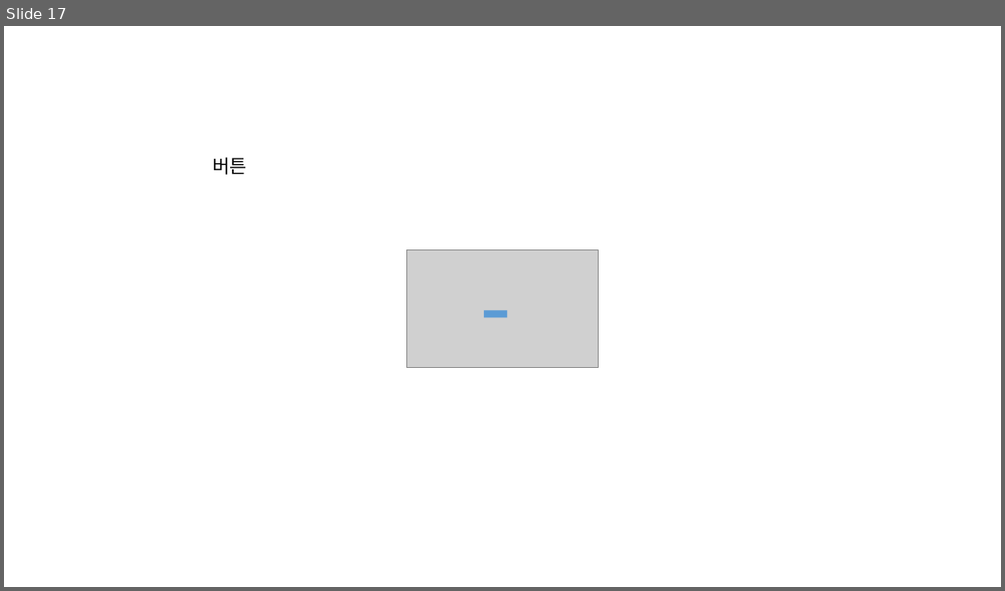
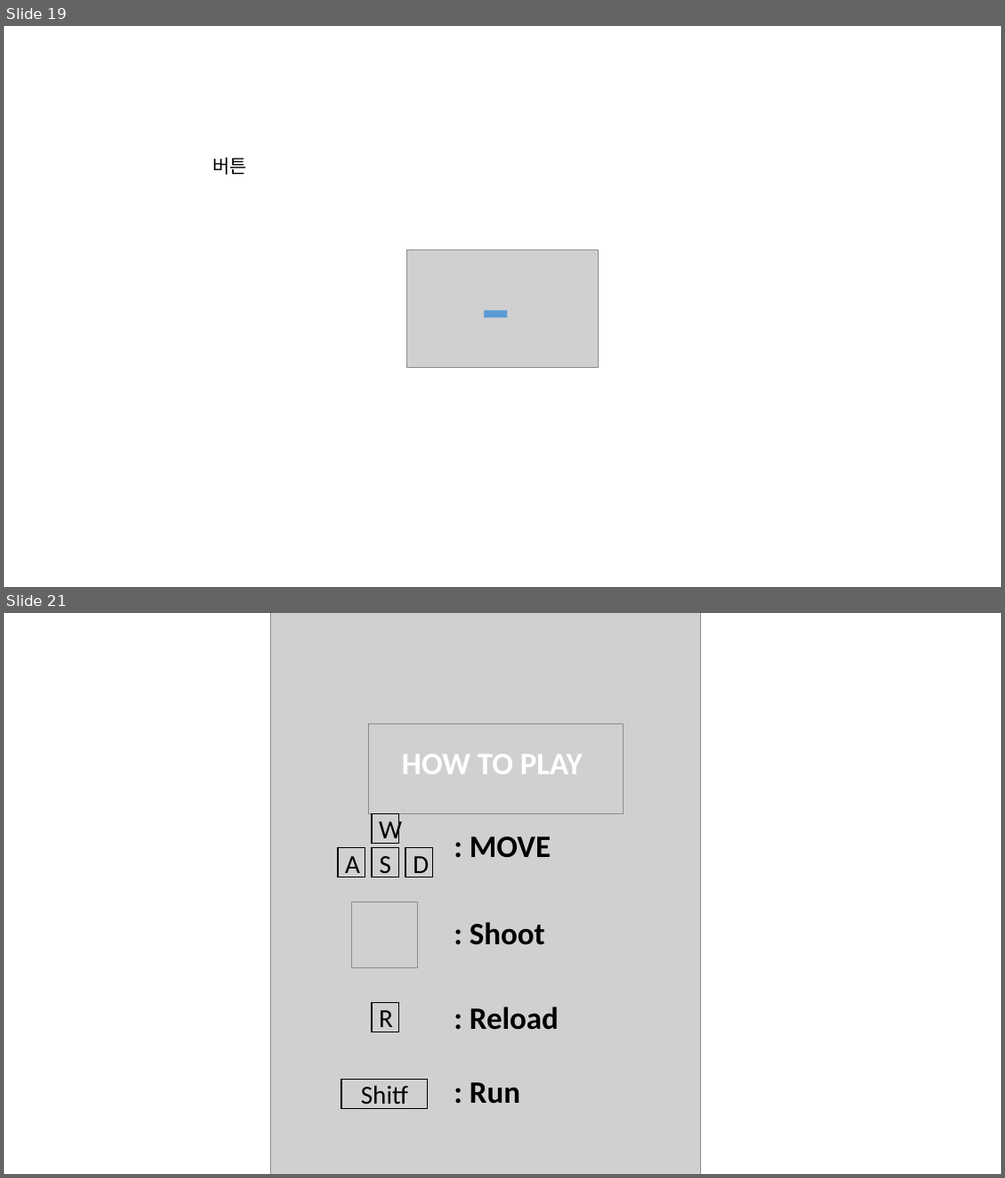
Before and after one commit to grootnam/PROJECT-SS, a slide deck: ui_design/ui_design.pptx. Shown one above the other, each under a label of ours: slide 17 before the commit, slides 19 and 21 after it; the slides between them are not shown. The pictures are 1005x591 and 1005x1178 pixels, drawn with LibreOffice and Linux fonts; fonts in the diff are those of the drawing; grey boxes stand for pictures. Boxes give left, top, right and bottom in pixels: in the first picture for what was removed or moved away, otherwise in the second. Text is boxed around its words. In the diff, an @@ line names an element or a change of style, - is before the commit and + after.

```diff
--- a/ui_design/ui_design.pptx
+++ b/ui_design/ui_design.pptx
@@ slide 21 added at box(4, 613, 1001, 1174), background #FFFFFF @@
@@ picture added at box(270, 613, 700, 1174) @@
@@ picture added at box(368, 723, 623, 814) @@
@@ text added at box(402, 754, 582, 774), 30 pt, text #FFFFFF, bold @@
+HOW TO PLAY
@@ rectangle added at box(372, 813, 399, 843), outline #000000 1 pt, 25 pt, text #000000 @@
+W
@@ rectangle added at box(338, 848, 365, 877), outline #000000 1 pt, 25 pt, text #000000 @@
+A
@@ rectangle added at box(372, 848, 399, 877), outline #000000 1 pt, 25 pt, text #000000 @@
+S
@@ rectangle added at box(405, 848, 433, 877), outline #000000 1 pt, 25 pt, text #000000 @@
+D
@@ text added at box(469, 836, 550, 858), 30 pt, text #000000, bold @@
+: MOVE
@@ picture added at box(352, 901, 418, 967) @@
@@ text added at box(469, 922, 545, 945), 30 pt, text #000000, bold @@
+: Shoot
@@ rectangle added at box(372, 1002, 399, 1031), outline #000000 1 pt, 25 pt, text #000000 @@
+R
@@ text added at box(469, 1006, 558, 1030), 30 pt, text #000000, bold @@
+: Reload
@@ rectangle added at box(341, 1078, 428, 1108), outline #000000 1 pt, 25 pt, text #000000 @@
+Shitf
@@ text added at box(469, 1082, 520, 1103), 30 pt, text #000000, bold @@
+: Run
@@ what was slide 17 is now slide 19 @@
```
Also in this commit, not shown: 5 other slides added, 28 other files.
